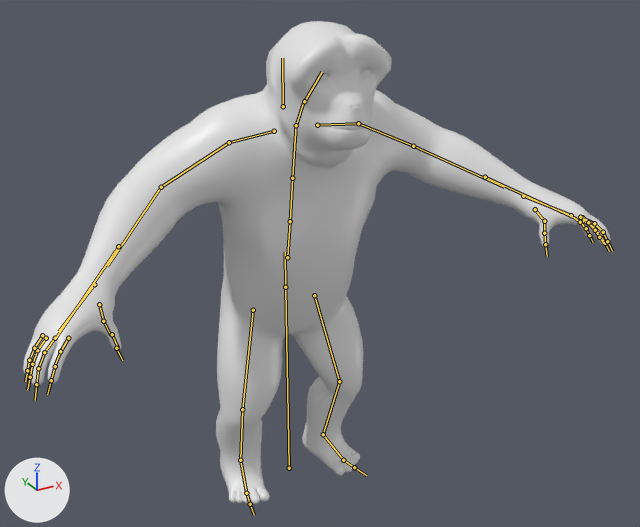
An edit to the FBX model MonkeyMadness/Assets/Art/Monkey/SiamangApe/SiamangApeRig.fbx, drawn before and after from the same camera.
Rendered twice from a 50 mm lens placed at (-0.831, -1.673, 1.393), pointed at (0.065, -0.044, 0.578). Arrows for +X, +Y and +Z are at lower left; the lights stay in place. The bones that bend it are drawn over the model as lines.

Names of what the first picture shows: 'SiamangApe'.
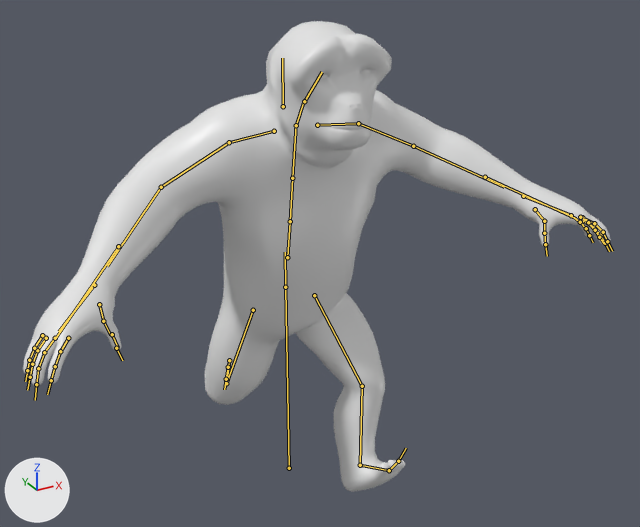
The newer file adds an action. The first version stands in its rest pose; the second is drawn at frame 9 of the action 'SiamangApeRig|WalkSmonnkey'.

Pixel boxes [x1, y1, x2, y2] of what changed, in the pictures (640 x 527 px):
'SiamangApe', posed: before [23, 21, 611, 504]; after [23, 21, 611, 492]
bone 'mixamorig:LeftUpLeg', root to tip: before (314, 295) to (339, 381); after (314, 295) to (362, 386)
bone 'mixamorig:LeftLeg', root to tip: before (339, 381) to (323, 434); after (362, 386) to (360, 465)
bone 'mixamorig:LeftFoot', root to tip: before (323, 434) to (343, 460); after (360, 465) to (389, 470)
bone 'mixamorig:LeftToeBase', root to tip: before (343, 460) to (354, 467); after (389, 470) to (398, 461)
bone 'mixamorig:RightUpLeg', root to tip: before (253, 310) to (242, 409); after (253, 310) to (226, 383)
bone 'mixamorig:RightLeg', root to tip: before (242, 409) to (240, 460); after (226, 383) to (229, 360)
bone 'mixamorig:RightFoot', root to tip: before (240, 460) to (246, 493); after (229, 360) to (228, 367)
bone 'mixamorig:RightToeBase', root to tip: before (246, 493) to (250, 504); after (228, 367) to (226, 379)

What the commit changed:
Bone 'mixamorig:LeftUpLeg' (bone_mixamorig_leftupleg) turns from (0, 0, 0) to (30, -12, -6) degrees about its own x, y and z.
Bone 'mixamorig:LeftLeg' (bone_mixamorig_leftleg) turns from (0, 0, 0) to (-1, 0, 0) degrees about its own x, y and z.
Bone 'mixamorig:LeftFoot' (bone_mixamorig_leftfoot) turns from (0, 0, 0) to (19, -1, 3) degrees about its own x, y and z.
Bone 'mixamorig:LeftToeBase' (bone_mixamorig_lefttoebase) turns from (0, 0, 0) to (13, 0, 1) degrees about its own x, y and z.
Bone 'mixamorig:RightUpLeg' (bone_mixamorig_rightupleg) turns from (0, 0, 0) to (-27, 9, -4) degrees about its own x, y and z.
Bone 'mixamorig:RightLeg' (bone_mixamorig_rightleg) turns from (0, 0, 0) to (-36, -4, -11) degrees about its own x, y and z.
Bone 'mixamorig:RightFoot' (bone_mixamorig_rightfoot) turns from (0, 0, 0) to (-46, 1, 6) degrees about its own x, y and z.
Bone 'mixamorig:RightToeBase' (bone_mixamorig_righttoebase) turns from (0, 0, 0) to (15, -2, -5) degrees about its own x, y and z.
